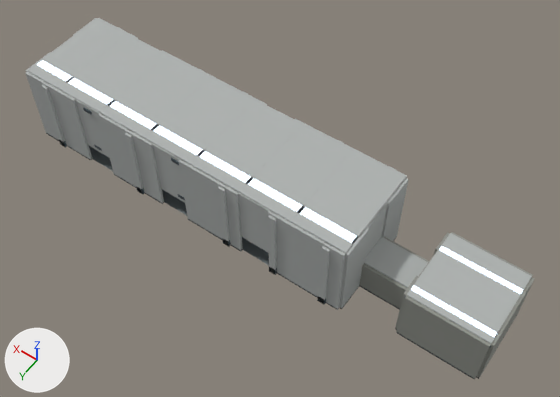
The Blender file art/modern/foundry-room/foundry.blend, before and after one commit.
The view is the same before and after, from a 50 mm camera at (6.2, -19.5, 112.4) aimed at (54.4, -86.9, 6.4). Every picture has the same lights, and +X, +Y and +Z are marked at lower left. The picture after the commit comes second.

The first picture shows 'Foundry authored environment'.
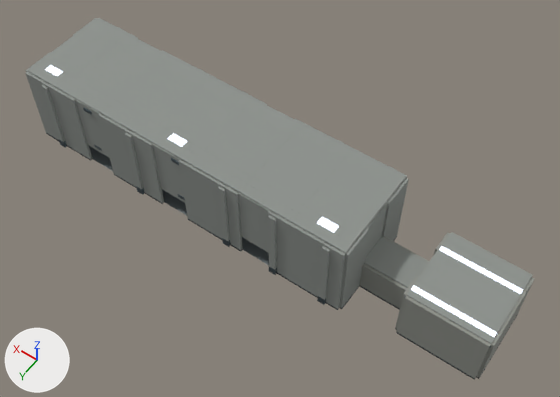
Where the change shows, as pixel boxes [x1, y1, x2, y2] in the pictures (560 x 397 px; the box of a moved part takes in the faces that stretch with it):
'Foundry authored environment', recoloured, reshaped
    both: [25, 18, 534, 380]
part 1 of me_continuous_original_walkable_floor, moved or reshaped
    before: [299, 207, 357, 243]
    after: [317, 217, 339, 233]
part 2 of me_continuous_original_walkable_floor, moved or reshaped
    before: [153, 125, 203, 155]
    after: [167, 133, 188, 147]
part 3 of me_continuous_original_walkable_floor, moved or reshaped
    before: [37, 60, 72, 81]
    after: [45, 65, 63, 76]
part 4 of me_continuous_original_walkable_floor, moved or reshaped
    before: [64, 78, 339, 309]
    after: [28, 59, 359, 305]

The change in detail:
Material 'foundry.concrete' (mat_foundry_concrete) changes colour from grey #afb3b1 to grey #8e938e; in linear values from (0.43, 0.45, 0.44) to (0.27, 0.29, 0.27).
me_continuous_original_walkable_floor is used by ob_foundry_authored_environment; location (0.0, 0.0, 0.0).
me_continuous_original_walkable_floor had 21382 vertices, 18666 faces and spanned x 11.5..104.5, y -97.0..-77.0, z 0.0..16.3.
me_continuous_original_walkable_floor now has 21644 vertices, 18800 faces and spans x 11.5..104.5, y -97.0..-77.0, z 0.0..16.3.
me_continuous_original_walkable_floor part 1: the loose piece of 24 vertices spanning x 36.2..45.8, y -81.6..-80.0, z 16.2..16.3 is scaled about its middle by (0.335, 1, 1).
me_continuous_original_walkable_floor part 2: the loose piece of 24 vertices spanning x 66.2..75.8, y -81.6..-80.0, z 16.2..16.3 is scaled about its middle by (0.335, 1, 1).
me_continuous_original_walkable_floor part 3: the loose piece of 24 vertices spanning x 96.2..103.8, y -81.6..-80.0, z 16.2..16.3 is scaled about its middle by (0.425, 1, 1).
me_continuous_original_walkable_floor part 4: 2 vertices moved within x 25.8, y -87.1, z 5.5; 272 vertices removed from x 12.0..104.0, y -96.9..-77.1, z 0.0..16.3; 214 vertices added at x 36.0..104.0, y -97.0..-77.0, z 0.0..16.3.
Other edits to the shape of me_continuous_original_walkable_floor do not show in these pictures.
